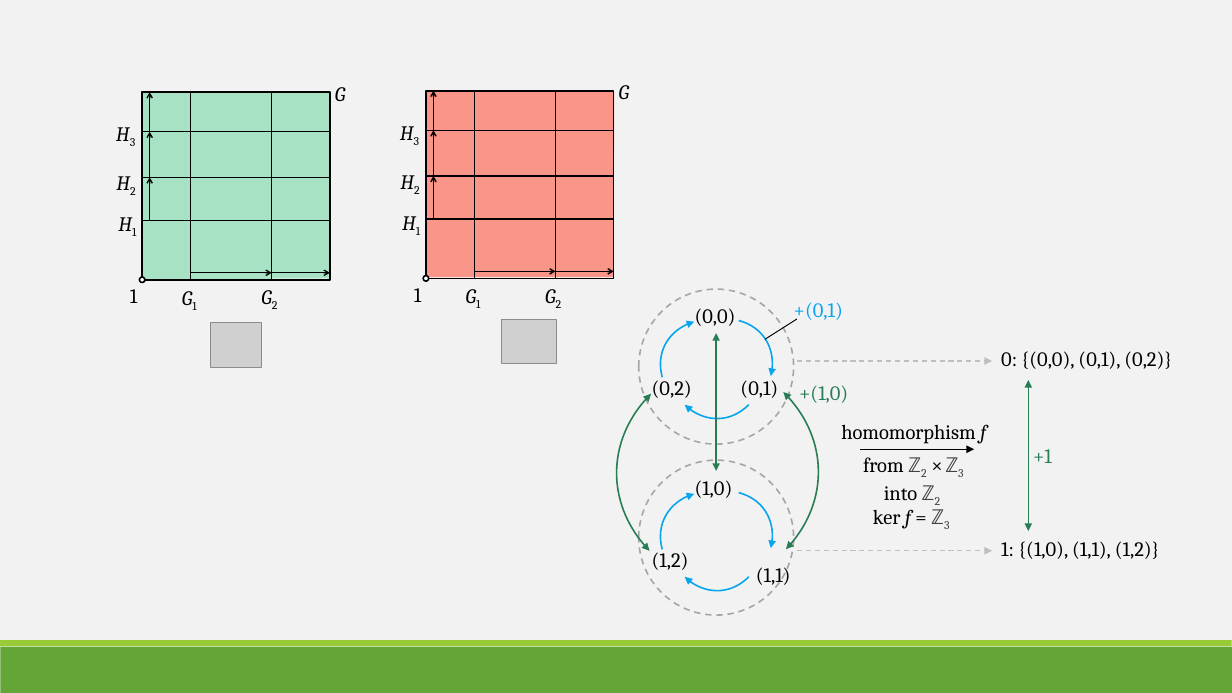
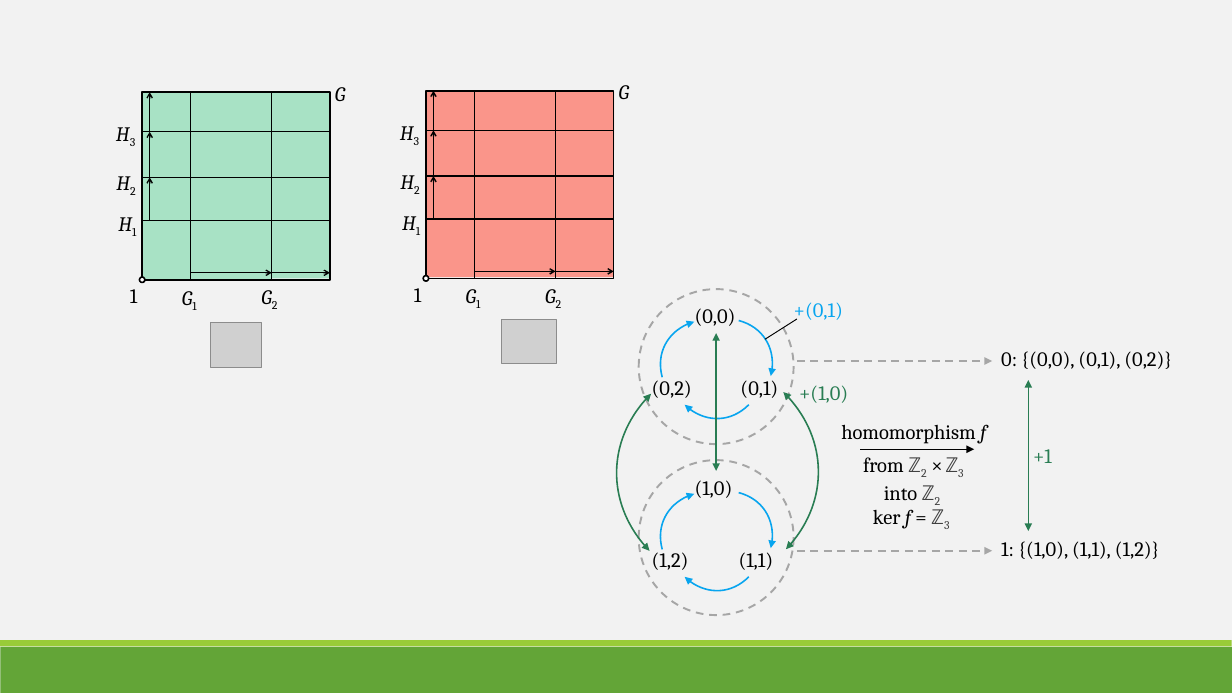
Before and after one commit to JuliaPoo/juliapoo.github.io, a slide deck: slide 10 of assets/posts/2022-12-15-homomorphism-illustrated/canvas.pptx. Drawn at 1232x693 pixels with LibreOffice and Linux fonts; fonts in the diff are those of the drawing; grey boxes stand for pictures. Boxes give left, top, right and bottom in pixels: in the first picture for what was removed or moved away, otherwise in the second. Text is boxed around its words. In the diff, an @@ line names an element or a change of style, - is before the commit and + after.

```diff
--- a/assets/posts/2022-12-15-homomorphism-illustrated/canvas.pptx
+++ b/assets/posts/2022-12-15-homomorphism-illustrated/canvas.pptx
@@ ellipse at [639, 289, 794, 445]: outline #A6A6A6 1.25 pt dashed to #A6A6A6 1.5 pt dashed @@
@@ arrow (798, 361) - (993, 361): stroke #BFBFBF 1 pt dashed to #A6A6A6 1.5 pt dashed @@
@@ ellipse at [639, 460, 794, 616]: outline #A6A6A6 1.25 pt dashed to #A6A6A6 1.5 pt dashed @@
@@ text "(1,1)" rewrapped from [756, 563, 791, 588] to [739, 552, 774, 570] @@
@@ arrow (798, 551) - (993, 551): stroke #BFBFBF 1 pt dashed to #A6A6A6 1.5 pt dashed @@
```
Also in this commit, not shown: 1 other file.
